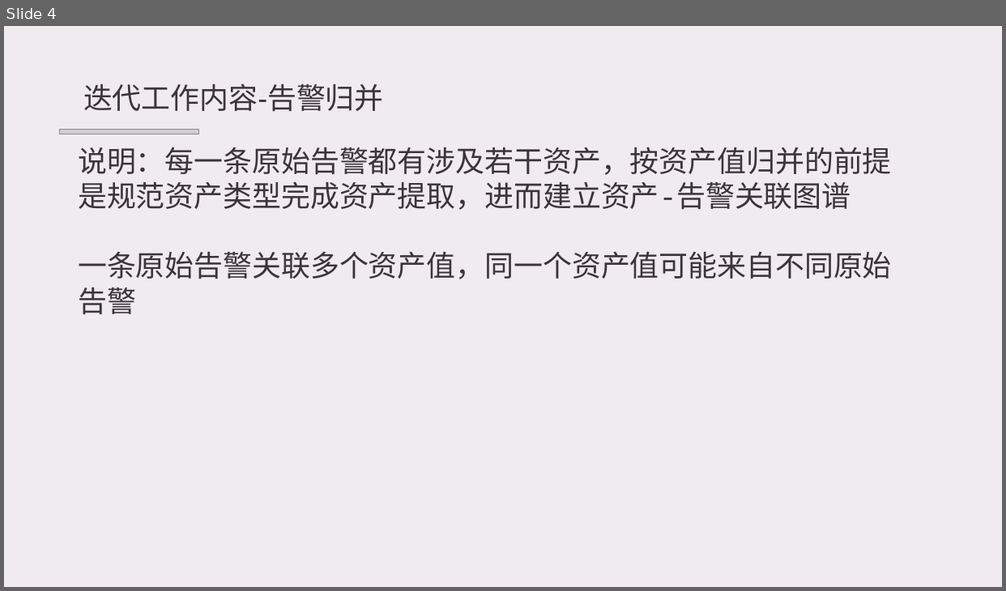
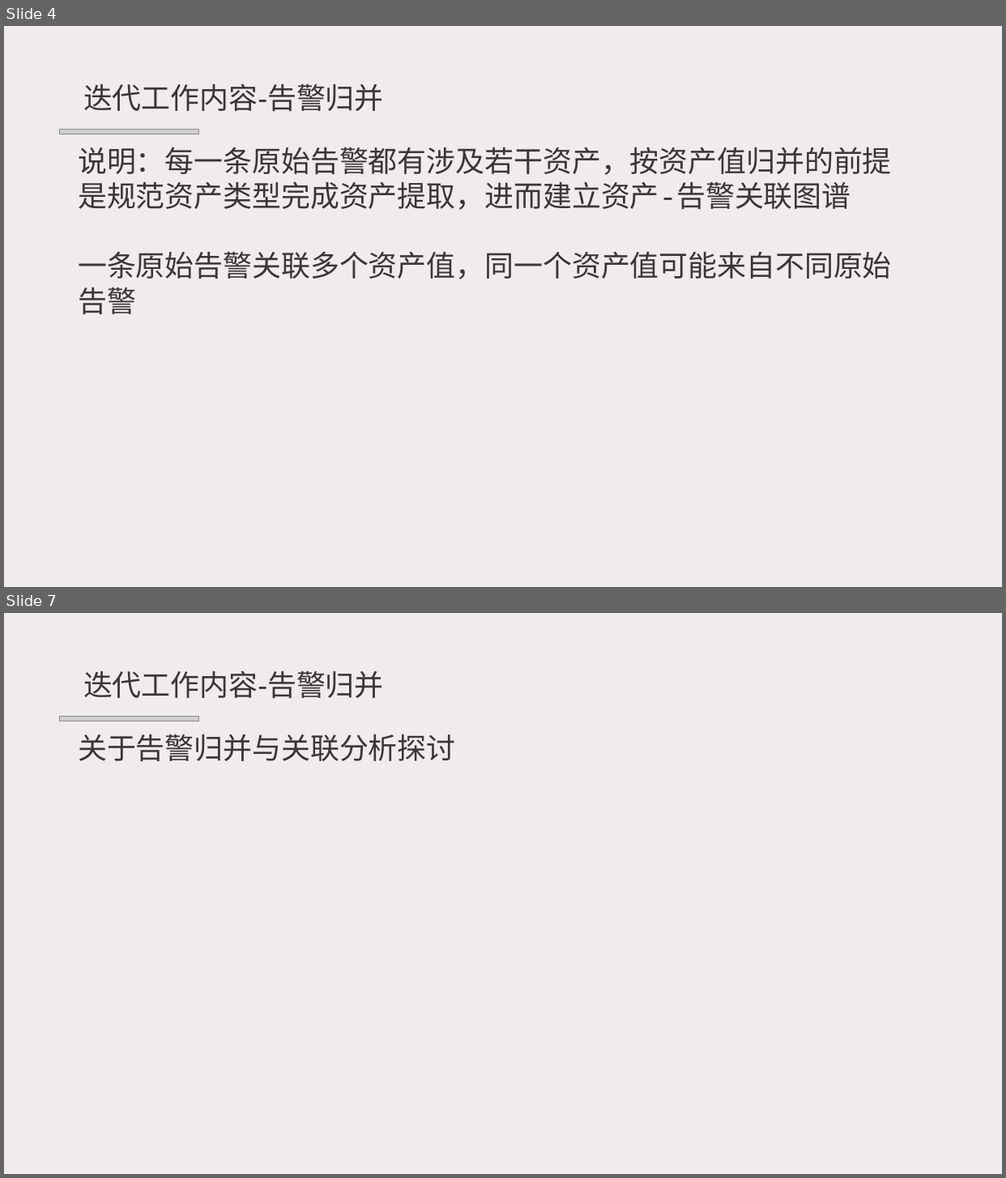
Before and after one commit to lkpnotice/lkptest2, a slide deck: 入职总结-坤极.pptx. Shown one above the other, each under a label of ours: slide 4 before the commit, slides 4 and 7 after it; the slides between them are not shown. The pictures are 1006x591 and 1006x1178 pixels, drawn with LibreOffice and Linux fonts; fonts in the diff are those of the drawing; grey boxes stand for pictures; background and template pictures are left out. Boxes give left, top, right and bottom in pixels: in the first picture for what was removed or moved away, otherwise in the second. Text is boxed around its words. In the diff, an @@ line names an element or a change of style, - is before the commit and + after.

Commit message:
告警归并
添加告警归并slides

```diff
--- a/入职总结-坤极.pptx
+++ b/入职总结-坤极.pptx
@@ slide 7 added at (x1=4, y1=613, x2=1002, y2=1174), background picture (left out) @@
@@ text added at (x1=83, y1=671, x2=384, y2=698), 28 pt, text #3B3439 @@
+迭代工作内容-告警归并
@@ picture added at (x1=59, y1=717, x2=198, y2=722) @@
@@ text added at (x1=78, y1=735, x2=456, y2=761), 28 pt, text #3B3439 @@
+关于告警归并与关联分析探讨
```
Also in this commit, not shown: 2 slides changed, 1 other slide added.
